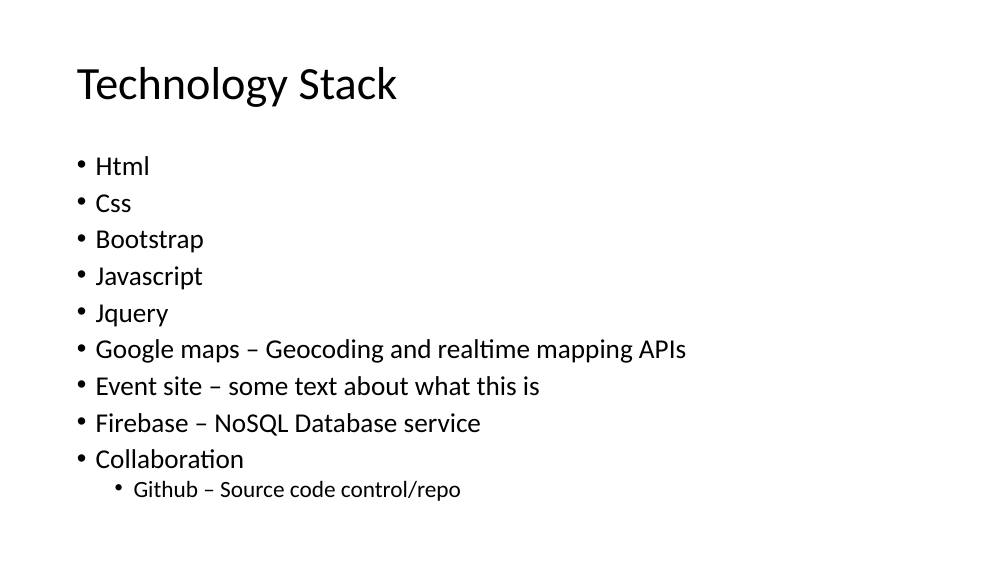
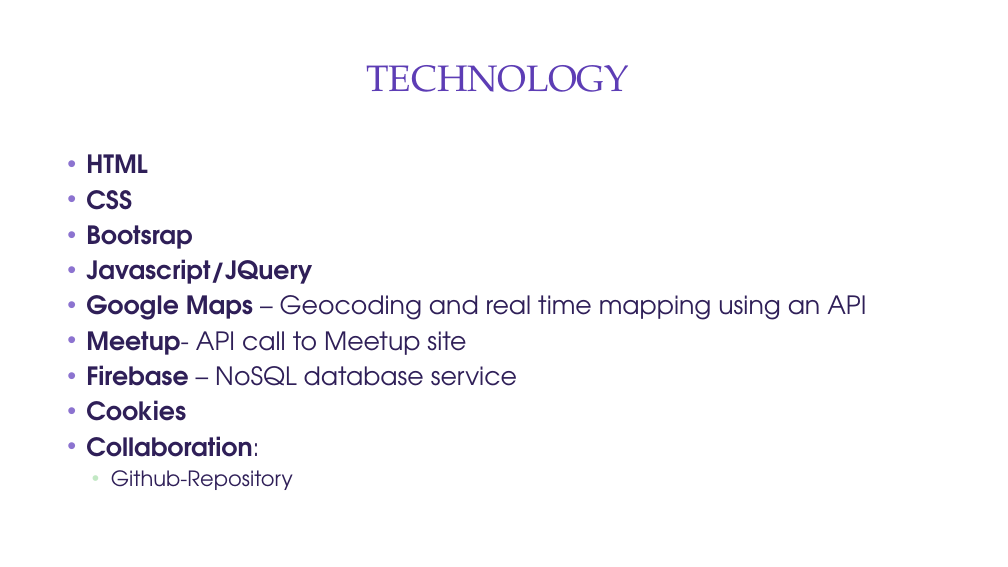
Before and after one commit to DukeDog37/MomsConnectPrj1, a slide deck: slide 4 of Presentation1.pptx. Drawn at 1008x567 pixels with LibreOffice and Linux fonts; fonts in the diff are those of the drawing; background and template pictures are left out. Boxes give left, top, right and bottom in pixels: in the first picture for what was removed or moved away, otherwise in the second. Text is boxed around its words. In the diff, an @@ line names an element or a change of style, - is before the commit and + after.

```diff
--- a/Presentation1.pptx
+++ b/Presentation1.pptx
@@ rounded rectangle added at [10,8,998,560], fill #FFFFFF @@
@@ rectangle added at [30,23,978,132], fill #FFFFFF at 83% opacity @@
@@ rectangle added at [41,31,965,123], fill #FFFFFF @@
@@ title at [366,65,628,92]: text changed; size 44 to 35 pt; font Calibri to TeX Gyre Pagella; text colour #000000 to #5D3DB5 @@
-Technology Stack
+TECHNOLOGY
@@ text at [86,154,866,490]: text changed; size 25.9 to 24 pt; font Calibri to TeX Gyre Adventor; text colour #000000 to #2F1F58 @@
-• Html
-• Css
-• Bootstrap
-• Javascript
-• Jquery
-• Google maps – Geocoding and realtime mapping APIs
-• Event site – some text about what this is
-• Firebase – NoSQL Database service
-• Collaboration
-  • Github – Source code control/repo
+• HTML
+• CSS
+• Bootsrap
+• Javascript/JQuery
+• Google Maps – Geocoding and real time mapping using an API
+• Meetup- API call to Meetup site
+• Firebase – NoSQL database service
+• Cookies
+• Collaboration:
+  • Github-Repository
```
Also in this commit, not shown: 5 other slides changed, 2 slides added, 1 slide removed.
